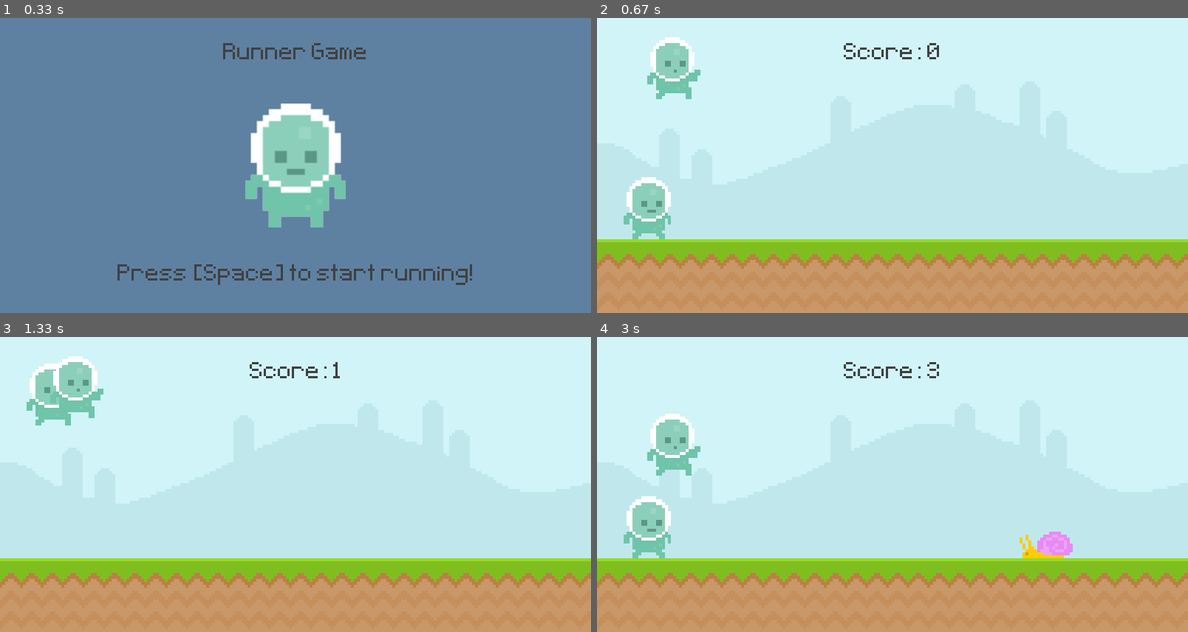
Above: before the commit, frames 1-4 (two rows, left to right).
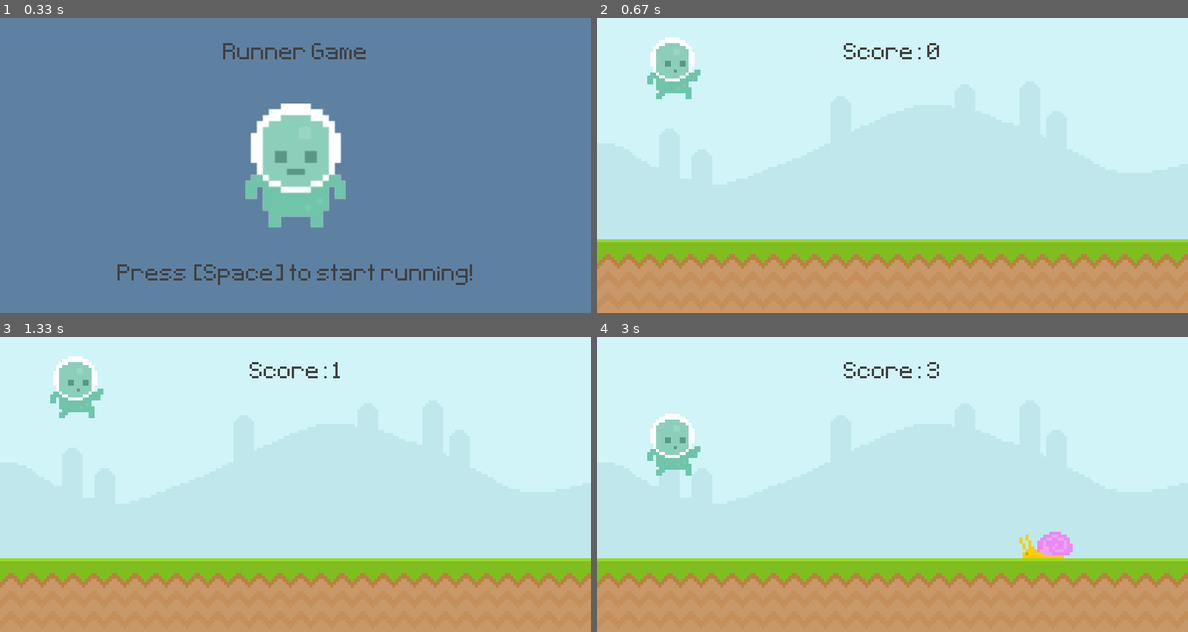
Above: after the commit, the same moments.

Repository: casparcrop94/PyGame
Game: pygame game, started from main.py
The game is run twice, just before and just after one commit, with the same random seed, the same clock (stepped at 60 frames per second) and the same inputs.
Inputs:
- Up to frame 1 (0.33 s): no input
- Up to frame 2 (0.67 s): tap Space at 0.33 s
- Up to frame 3 (1.33 s): hold Space 0.67-1.13 s
- Up to frame 4 (3 s): tap Space at 2.17, 2.57, 2.87 s

Frame 1 is identical in both runs. In frame 2, 1.3% of the frame differs, in the area x 4-13%, y 54-75%; in frame 3, 0.8%; in frame 4, 1.3%.

Commit message:
Commented out old Player Code

Diff:
--- a/main.py
+++ b/main.py
@@ -71,21 +71,15 @@
             if player.colliderect(obstacle_rect): return False
     return True
 
-def player_animation():
-    global player_surf, player_index
-
-    if player_rect.bottom < 300:
-        player_surf = player_jump
-    else:
-        player_index += 0.1
-        if player_index >= len(player_walk): player_index = 0
-        player_surf = player_walk[int(player_index)]
-
-    # Player walking animation when on the floor
-
-
-    #Player walking animation when jumping
-
+# def player_animation():
+#     global player_surf, player_index
+
+#     if player_rect.bottom < 300:
+#         player_surf = player_jump
+#     else:
+#         player_index += 0.1
+#         if player_index >= len(player_walk): player_index = 0
+#         player_surf = player_walk[int(player_index)]
 
 pygame.init()
 screen = pygame.display.set_mode((800,400))
@@ -122,15 +116,15 @@
 obstacle_rect_list = []
 
 # Player
-player_walk_1 = pygame.image.load('graphics/Player/player_walk_1.png').convert_alpha()
-player_walk_2 = pygame.image.load('graphics/Player/player_walk_2.png').convert_alpha()
-player_walk = [player_walk_1,player_walk_2]
-player_index = 0
-player_jump = pygame.image.load('graphics/Player/jump.png').convert_alpha()
-
-player_surf = player_walk[player_index]
-player_rect = player_surf.get_rect(midbottom = (80,300))
-player_gravity = 0
+# player_walk_1 = pygame.image.load('graphics/Player/player_walk_1.png').convert_alpha()
+# player_walk_2 = pygame.image.load('graphics/Player/player_walk_2.png').convert_alpha()
+# player_walk = [player_walk_1,player_walk_2]
+# player_index = 0
+# player_jump = pygame.image.load('graphics/Player/jump.png').convert_alpha()
+
+# player_surf = player_walk[player_index]
+# player_rect = player_surf.get_rect(midbottom = (80,300))
+# player_gravity = 0
 
 # Intro screen player
 player_stand = pygame.image.load('graphics/player/player_stand.png').convert_alpha()
@@ -156,13 +150,13 @@
             exit()
 
         if game_is_active:
-            if event.type == pygame.MOUSEBUTTONDOWN:
-                if player_rect.collidepoint(event.pos) and player_rect.bottom >= 300:
-                    player_gravity -= 25
-
-            if event.type == pygame.KEYDOWN:
-                if event.key == pygame.K_SPACE and player_rect.bottom >= 300:
-                        player_gravity -= 25
+            # if event.type == pygame.MOUSEBUTTONDOWN:
+            #     if player_rect.collidepoint(event.pos) and player_rect.bottom >= 300:
+            #         player_gravity -= 25
+
+            # if event.type == pygame.KEYDOWN:
+            #     if event.key == pygame.K_SPACE and player_rect.bottom >= 300:
+            #             player_gravity -= 25
 
             if event.type == obstacle_timer:
                 if randint(0,2):
@@ -181,7 +175,7 @@
             if event.type == pygame.KEYDOWN and event.key == pygame.K_SPACE:
                 print('Restarting...')
                 game_is_active = True
-                player_rect.right = 100
+                # player_rect.right = 100
                 obstacle_speed = 4
                 start_time = pygame.time.get_ticks()
 
@@ -215,14 +209,14 @@
         # if snail_rect.right <= 0: snail_rect.left = 800
 
         # Player
-        player_gravity += 1
-        player_rect.y += player_gravity
-        # player_rect.left += 2
-        if player_rect.bottom >= 300:
-            player_rect.bottom = 300
-            player_gravity = 0
-        player_animation()
-        screen.blit(player_surf, player_rect)
+        # player_gravity += 1
+        # player_rect.y += player_gravity
+        # # player_rect.left += 2
+        # if player_rect.bottom >= 300:
+        #     player_rect.bottom = 300
+        #     player_gravity = 0
+        # player_animation()
+        # screen.blit(player_surf, player_rect)
         player.draw(screen)
         player.update()
 
@@ -246,14 +240,14 @@
         # if snail_rect.colliderect(player_rect):
         #     game_is_active = False
         #     start_time = pygame.time.get_ticks()
-        game_is_active = collissions(player_rect, obstacle_rect_list)
+        # game_is_active = collissions(player_rect, obstacle_rect_list)
 
     else:
         screen.fill((94,129,162))
         screen.blit(player_stand, player_stand_rect)
 
         obstacle_rect_list.clear()
-        player_rect.midbottom = (80,300)
+        # player_rect.midbottom = (80,300)
         player_gravity = 0
 
         title_surf = test_font.render('Runner Game', False, (64,64,64))
